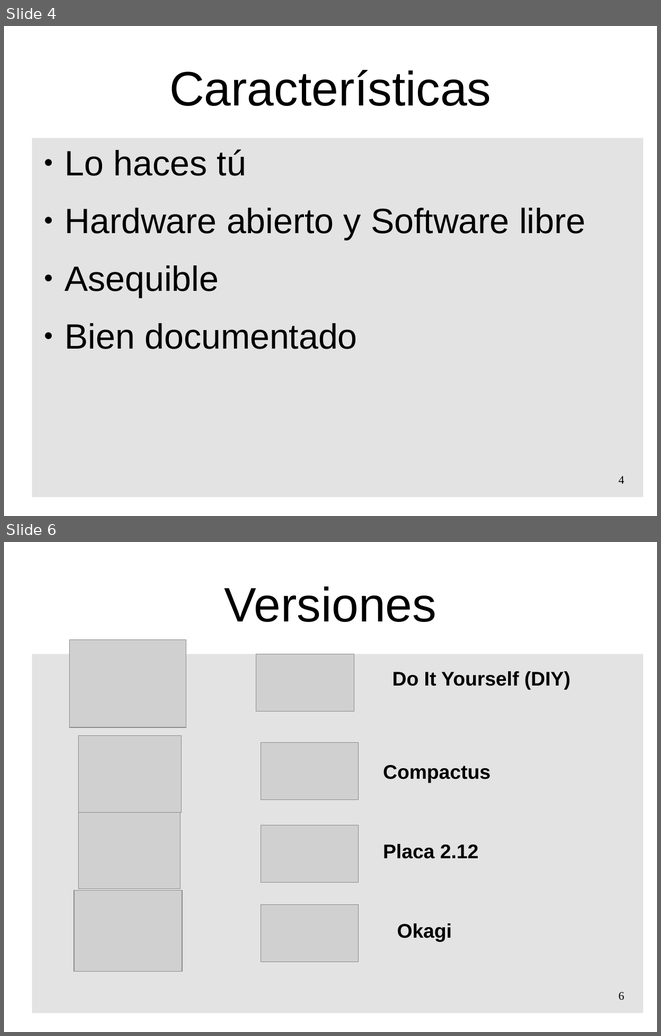
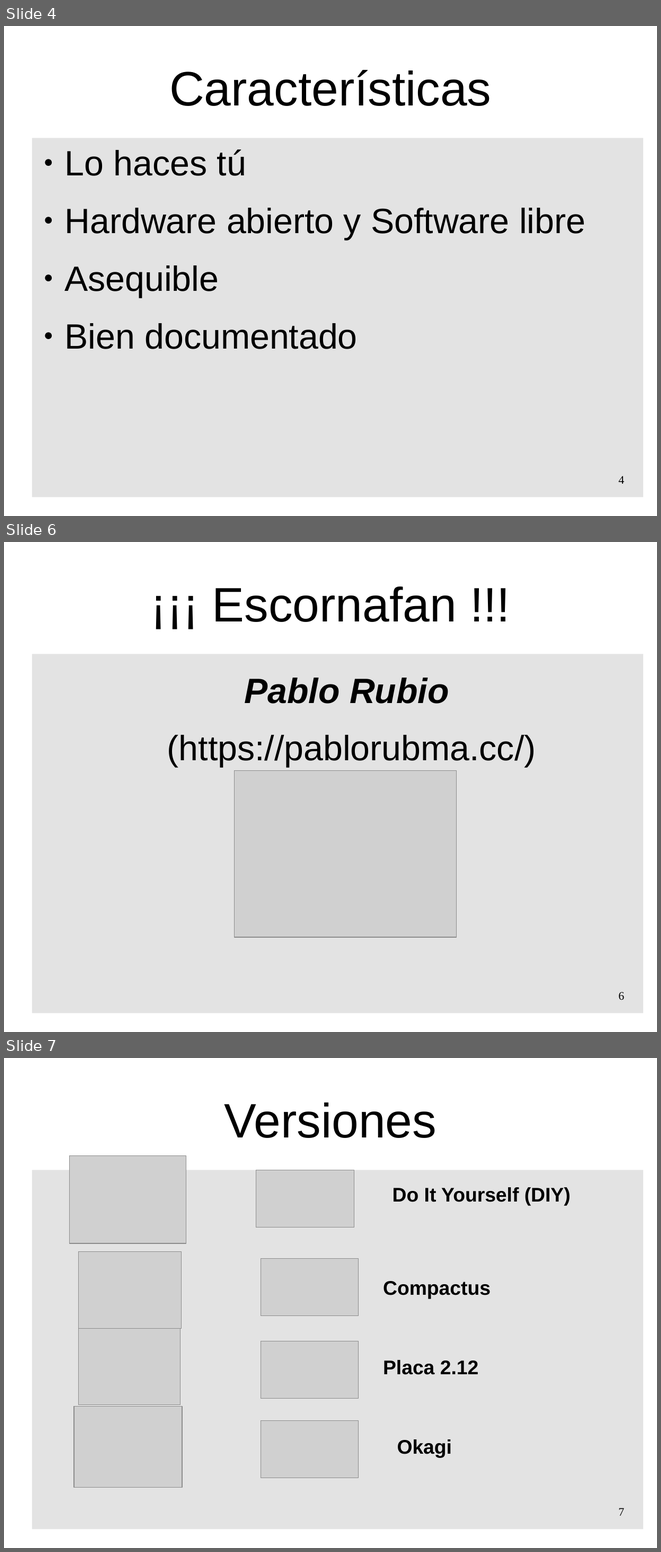
Before and after one commit to pedroruizf/taller_escornabot, a slide deck: presentacion_taller_escornabot.odp. Shown one above the other, each under a label of ours: slides 4 and 6 before the commit, slides 4, 6 and 7 after it; the slides between them are not shown. The pictures are 661x1036 and 661x1552 pixels, drawn with LibreOffice and Linux fonts; fonts in the diff are those of the drawing; grey boxes stand for pictures; background and template pictures are left out. Boxes give left, top, right and bottom in pixels: in the first picture for what was removed or moved away, otherwise in the second. Text is boxed around its words. In the diff, an @@ line names an element or a change of style, - is before the commit and + after.

```diff
--- a/presentacion_taller_escornabot.odp
+++ b/presentacion_taller_escornabot.odp
@@ slide 6 added at box(4, 542, 657, 1032), background #FFFFFF; not listed: 1 template element that a slide beside it also shows @@
@@ title added at box(212, 587, 457, 622), 58.7 pt, text #000000 @@
+¡¡¡ Escornafan !!!
@@ text added at box(167, 678, 536, 767), 42.7 pt, text #000000 @@
+Pablo Rubio
+(https://pablorubma.cc/)
@@ picture added at box(235, 771, 457, 937) @@
@@ page number added at box(618, 992, 624, 1000), 14 pt, text #000000 @@
+6
@@ what was slide 6 is now slide 7 @@
@@ page number at box(618, 1508, 624, 1516): text changed @@
-6
+7
```
Also in this commit, not shown: 1 slide changed, 1 other file.
